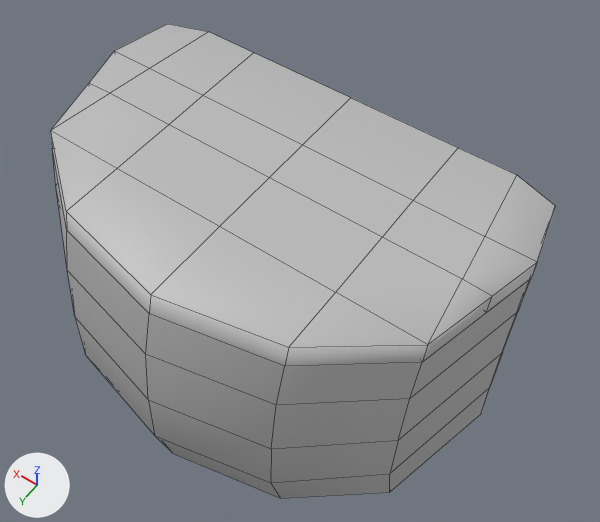
An edit to the FBX model Assets/TraigeKit/Models/Shaped_Bag.fbx, drawn before and after from the same camera.
Both versions are drawn from a 50 mm lens placed at (-0.189, 0.214, 0.391), pointed at (-0.017, -0.027, 0.013). Every picture has the same lights, and +X, +Y and +Z are marked at lower left. Mesh edges are drawn as thin lines. Where no turn or scale is listed for an object, it has been applied to the vertices.

The older version as bpy lines, for what is in view:
```python
me_mesh = bpy.data.meshes.new('Mesh')
me_mesh.from_pydata(...)  # 140 vertices, 138 faces; spans x -0.139..0.139, y -0.1..0.09, z -0.075..0.064
me_mesh.materials.append(mat_lambert2)  # grey #bcbcbc
me_mesh_001 = bpy.data.meshes.new('Mesh.001')
me_mesh_001.from_pydata(...)  # 90 vertices, 92 faces; spans x -0.139..0.139, y 0.0..0.173, z -0.001..0.012
me_mesh_001.materials.append(mat_lambert2)  # grey #bcbcbc
ob_bag_lid = bpy.data.objects.new('Bag_Lid', me_mesh_001)
ob_bag_lid.location = (0.0, -0.1, 0.0635)
ob_bagbody = bpy.data.objects.new('BagBody', me_mesh)
ob_bagbody.location = (0.0, 0.0, 0.0)
```
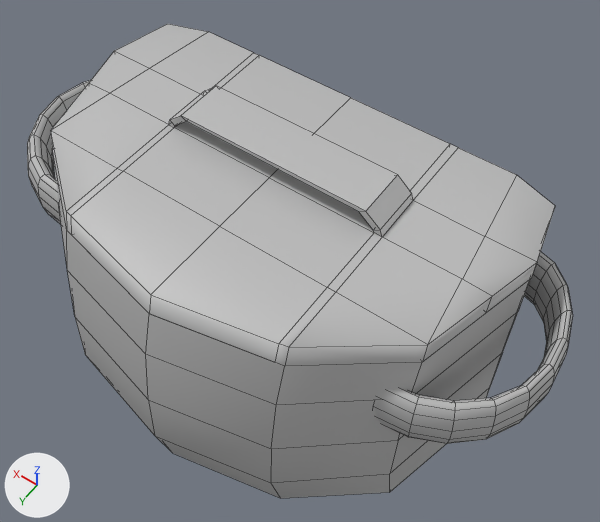
Patch to the scene script:
```diff
--- a/Assets/TraigeKit/Models/Shaped_Bag.fbx.py
+++ b/Assets/TraigeKit/Models/Shaped_Bag.fbx.py
@@ me_mesh_001 @@
 # used by ob_bag_lid; location = (0.0, -0.1, 0.0635)
-me_mesh_001.from_pydata(...)  # 90 vertices, 92 faces; spans x -0.139..0.139, y 0.0..0.173, z -0.001..0.012
+me_mesh_001.from_pydata(...)  # 134 vertices, 138 faces; spans x -0.139..0.139, y 0.0..0.173, z -0.001..0.024
+# me_mesh_001 part 1
+# 28 faces are deleted
+# 15 vertices are added at x -0.068..0.068, y 0.047..0.16, z -0.001..0.024
+# 11 new vertices lie (-0.004, 0.0, 0.0) away from vertices in x 0.068..0.069, y 0.0..0.156, z -0.001..0.012
+# 10 new vertices lie (-0.065, 0.0, 0.0) away from vertices in x 0.0, y 0.0..0.118, z 0.0..0.012
+# 8 new vertices lie (0.0, 0.03, 0.0) away from vertices in x -0.068..0.068, y 0.047, z 0.013..0.024
+# 74 new faces join them
 me_mesh_001.materials.append(mat_lambert2)
@@ me_mesh_003_1 @@
+me_mesh_003_1.from_pydata(...)  # 143 vertices, 130 faces; spans x -0.0382..0.0261, y -0.0645..0.0645, z -0.018..0.018
+me_mesh_003_1.materials.append(mat_lambert1)  # grey #bcbcbc
@@ me_mesh_004 @@
+me_mesh_004.from_pydata(...)  # 143 vertices, 130 faces; spans x -0.0262..0.0389, y -0.0645..0.0645, z -0.018..0.018
+me_mesh_004.materials.append(mat_lambert1)  # grey #bcbcbc
@@ ob_righthandle @@
+ob_righthandle = bpy.data.objects.new('RightHandle', me_mesh_003_1)
+ob_righthandle.location = (0.1447, -0.0274, 0.0276)
@@ ob_lefthandle @@
+ob_lefthandle = bpy.data.objects.new('LeftHandle', me_mesh_004)
+ob_lefthandle.location = (-0.1447, -0.0274, 0.0276)
```

Where the change shows, as pixel boxes (x1, y1, x2, y2) in the pictures (600 x 522 px):
'LeftHandle', added
    after: (375, 252, 573, 444)
'RightHandle', added
    after: (27, 80, 91, 224)
part 1 of me_mesh_001, built on
    both: (66, 53, 458, 366)
